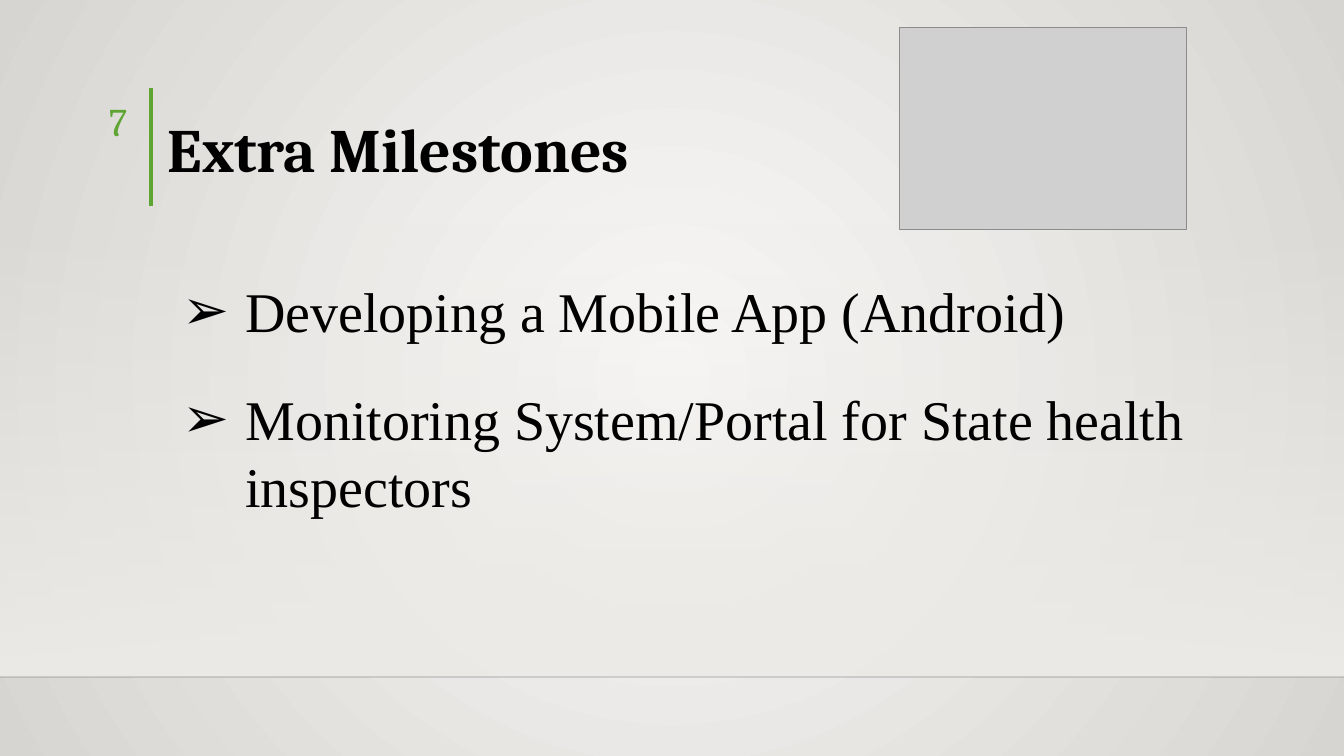
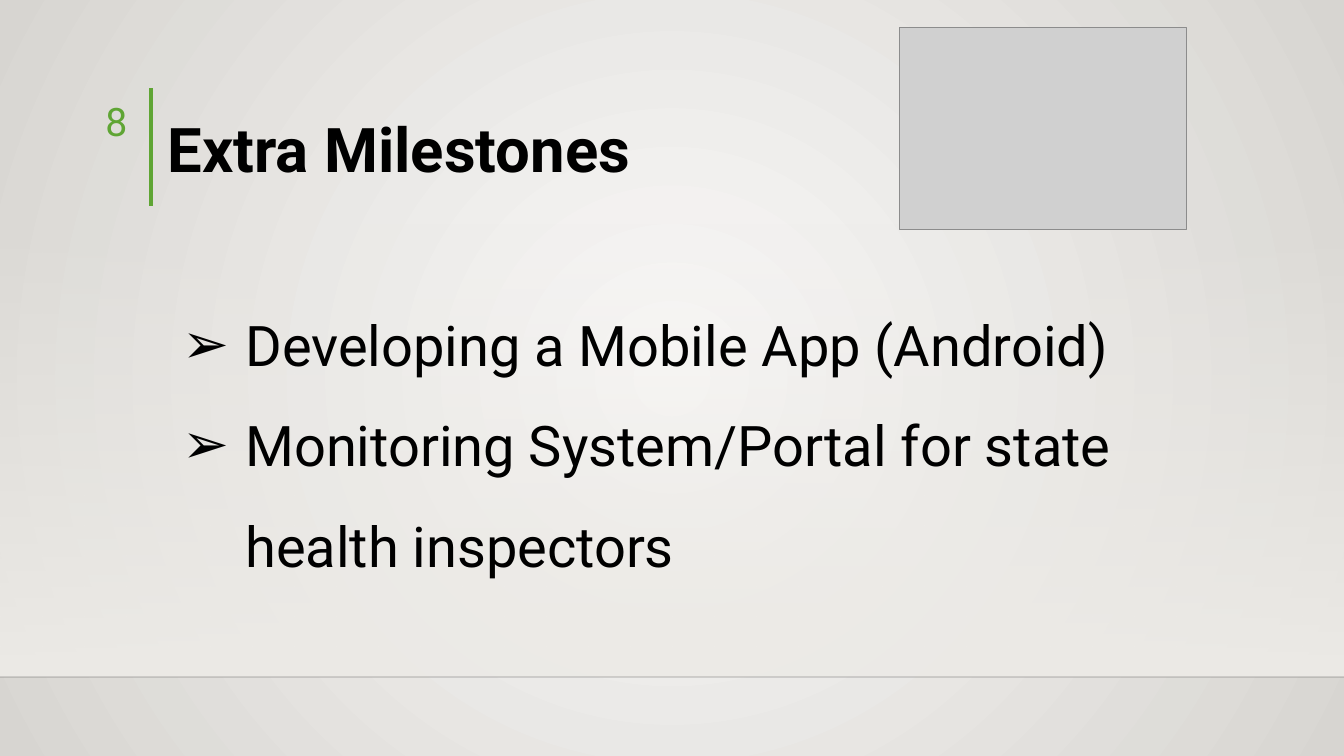
Before and after one commit to hisni/CO227-Project, a slide deck: slide 8 of Presantation/Presentation - Final.pptx (slide 7 before the commit). Drawn at 1344x756 pixels with LibreOffice and Linux fonts; fonts in the diff are those of the drawing; grey boxes stand for pictures; background and template pictures are left out. Boxes give left, top, right and bottom in pixels: in the first picture for what was removed or moved away, otherwise in the second. Text is boxed around its words. In the diff, an @@ line names an element or a change of style, - is before the commit and + after.

Commit message:
Presentation Edits

```diff
--- a/Presantation/Presentation - Final.pptx
+++ b/Presantation/Presentation - Final.pptx
@@ page number at (105, 108, 127, 137): text changed; font Cambria to Roboto @@
-7
+8
@@ text "Extra Milestones" at (168, 125, 630, 173): font Cambria to Roboto @@
@@ text at (245, 321, 1108, 379): font Times New Roman to Roboto in "Developing a Mobile App (Android)"; line spacing 1 to 1.5 @@
@@ text at (245, 423, 1111, 579): text changed; font Times New Roman to Roboto @@
-➢ Monitoring System/Portal for State health inspectors
+➢ Monitoring System/Portal for state health inspectors
```
Also in this commit, not shown: 7 other slides changed, 1 slide added.
